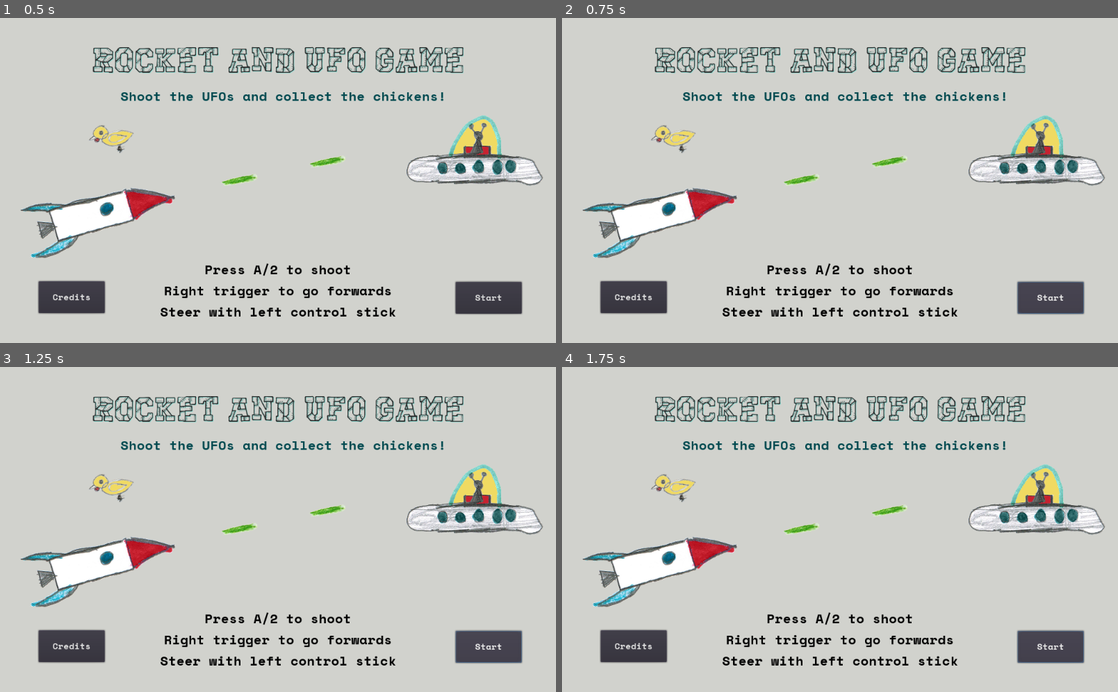
Above: before the commit, frames 1-4 (two rows, left to right).
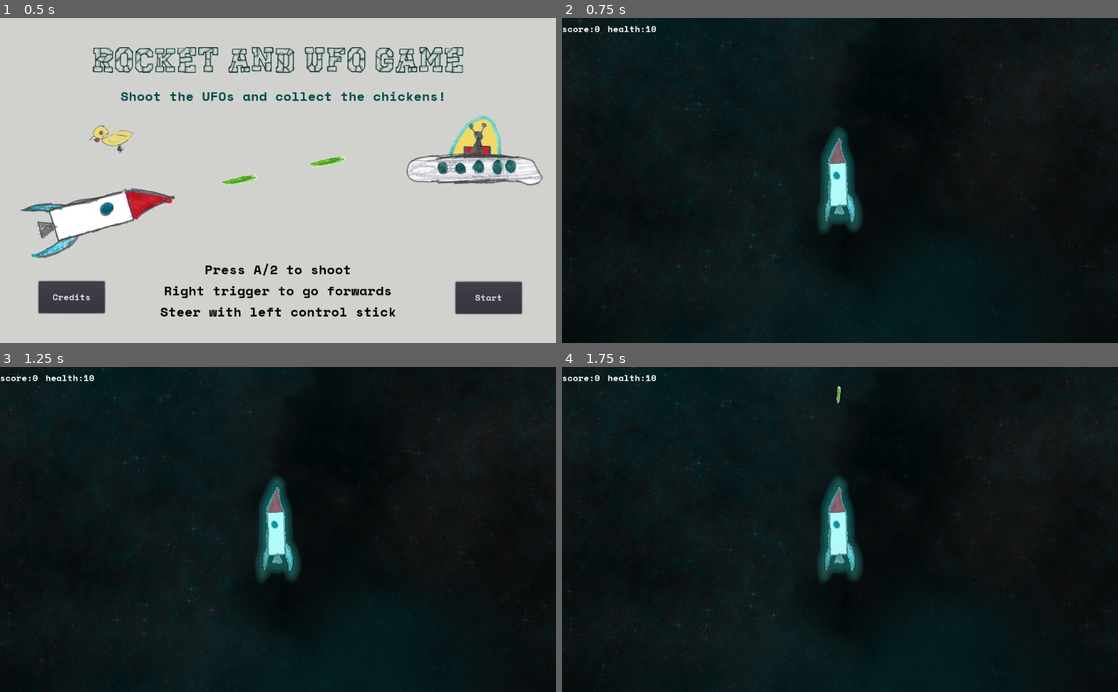
Above: after the commit, the same moments.

Repository: the-g-force/FamJam-April2020
Game: Godot game, scene res://src/MainMenu.tscn
Same seed, same stepped clock (60 frames per second), same inputs: the game is played once before the commit and once after it. This scene is started directly instead of the project's main scene. Sound files missing from this copy of the repository are replaced by a short silence.
Inputs (mouse positions are in pixels of both pictures, inside the frame that each line leads up to):
- Up to frame 1 (0.5 s): no input
- Up to frame 2 (0.75 s): click "Start" at 0.5 s
- Up to frame 3 (1.25 s): no input
- Up to frame 4 (1.75 s): click (1051, 646) at 1.25 s, where only the run before the commit has a clickable "Start"

Frame 1 is identical in both runs. In frame 2, 100% of the frame differs, in the area x 0-100%, y 0-100%; in frame 3, 100%; in frame 4, 100%.
Error before the commit: Parse Error: The identifier "Jukebox" isn't declared in the current scope. (res://src/MainMenu.gd:9)

Commit message:
Fix audio

Diff:
--- a/project/project.godot
+++ b/project/project.godot
@@ -27,6 +27,7 @@
 [autoload]
 
 PlayerStats="*res://src/PlayerStats.gd"
+Jukebox="*res://src/Jukebox.tscn"
 
 [input]
 
--- a/project/src/Level.tscn
+++ b/project/src/Level.tscn
@@ -1,14 +1,16 @@
-[gd_scene load_steps=6 format=2]
+[gd_scene load_steps=7 format=2]
 
 [ext_resource path="res://src/Rocket.tscn" type="PackedScene" id=1]
 [ext_resource path="res://assets/background.png" type="Texture" id=2]
 [ext_resource path="res://src/Paths.tscn" type="PackedScene" id=3]
+[ext_resource path="res://src/Level.gd" type="Script" id=4]
 [ext_resource path="res://src/HUD.tscn" type="PackedScene" id=5]
 
 [sub_resource type="RectangleShape2D" id=1]
 extents = Vector2( 3147.6, 10 )
 
 [node name="Node2D" type="Node2D"]
+script = ExtResource( 4 )
 
 [node name="Sprite" type="Sprite" parent="."]
 texture = ExtResource( 2 )
